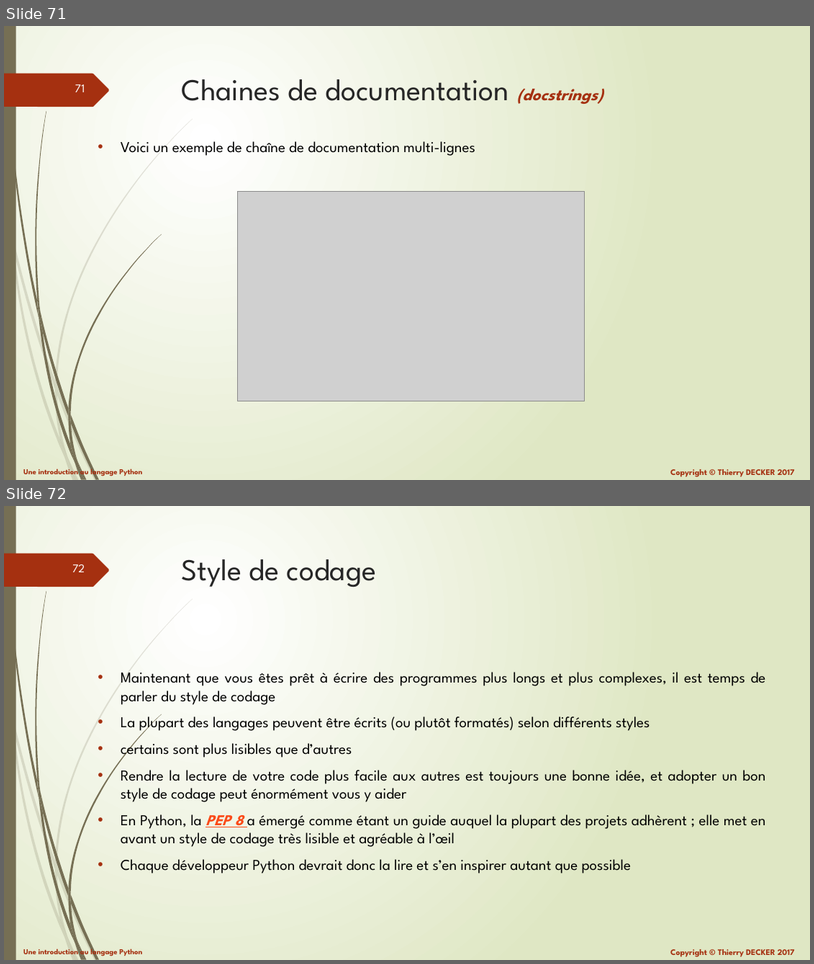
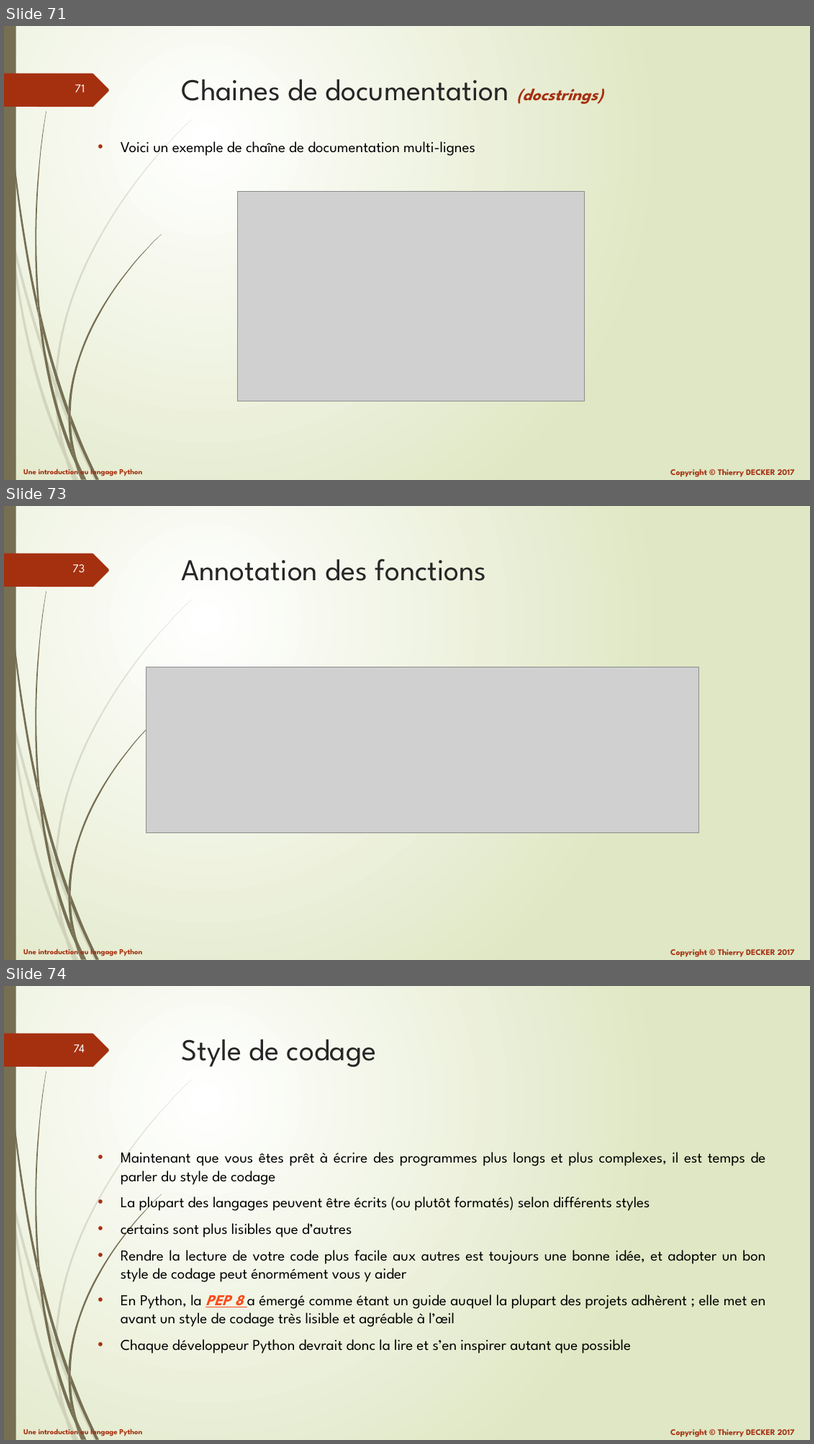
Before and after one commit to VikmanTheRacoon/learning-python, a slide deck: documentations/learning-python.pptx. Shown one above the other, each under a label of ours: slides 71 and 72 before the commit, slides 71, 73 and 74 after it; the slides between them are not shown. The pictures are 814x964 and 814x1444 pixels, drawn with LibreOffice and Linux fonts; fonts in the diff are those of the drawing; grey boxes stand for pictures. Boxes give left, top, right and bottom in pixels: in the first picture for what was removed or moved away, otherwise in the second. Text is boxed around its words. In the diff, an @@ line names an element or a change of style, - is before the commit and + after.

```diff
--- a/documentations/learning-python.pptx
+++ b/documentations/learning-python.pptx
@@ slide 73 added at (4, 506, 810, 960), background gradient #FFFFFF to #DFE8C4; not listed: 27 template elements that a slide beside it also shows @@
@@ title added at (182, 559, 486, 581), 36 pt, text #262626 @@
+Annotation des fonctions
@@ picture added at (146, 667, 700, 833) @@
@@ what was slide 72 is now slide 74 @@
@@ page number at (74, 1044, 85, 1052): text changed @@
-72
+74
```
Also in this commit, not shown: 1 other slide added, 1 other file.
